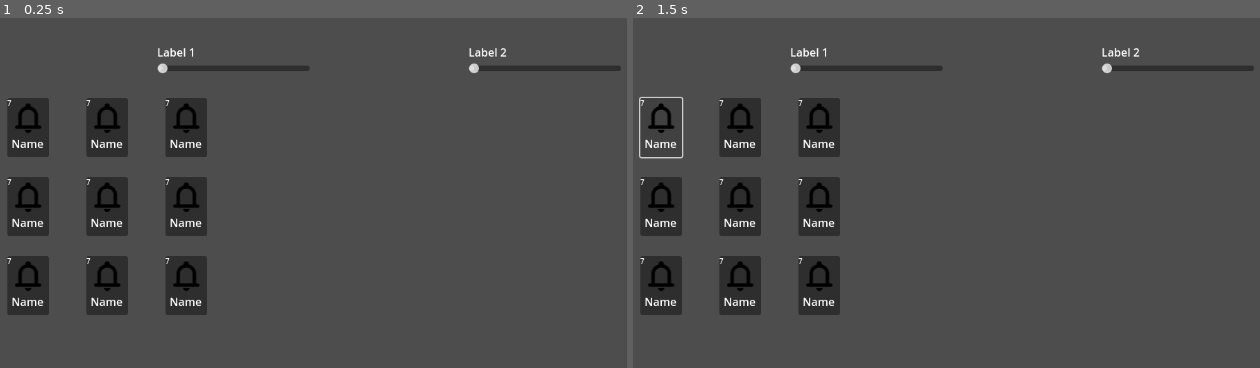
Above: before the commit, frames 1-2 (left to right).
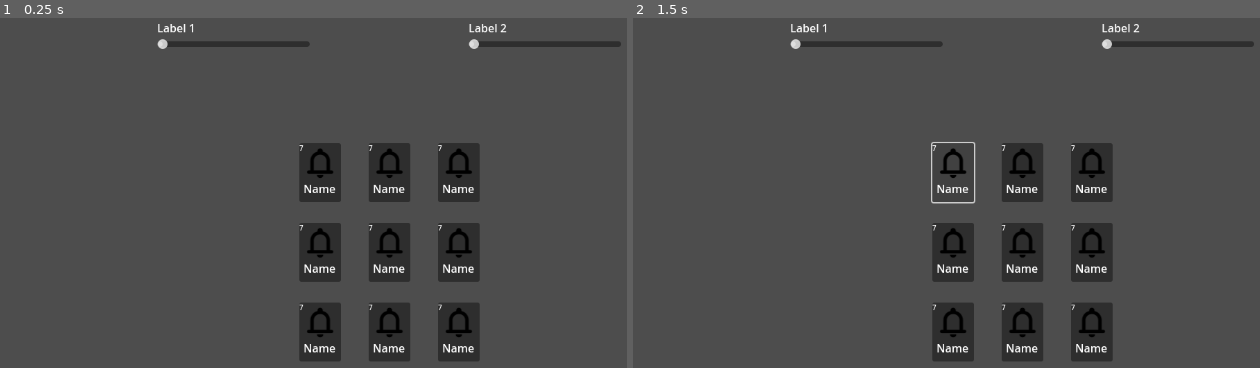
Above: after the commit, the same moments.

Repository: shirokonto/SoundBoard
Game: Godot game, scene res://main.tscn
Two runs of this game, one before a commit and one after it. Both use one fixed random seed, a clock stepped at 60 frames per second and the inputs below.
Inputs:
- Up to frame 1 (0.25 s): no input
- Up to frame 2 (1.5 s): click "7" at 0.5 s; click "7" at 1.25 s

The runs differ from the first frame. In frame 1, 21% of the frame differs, in the area x 1-100%, y 1-98%; in frame 2, 20%.

Commit message:
progress

Diff:
--- a/SoundButton.gd
+++ b/SoundButton.gd
@@ -1,20 +1,19 @@
 extends Control
 
 @export var sfx: AudioStream
-@export var ev: String
+@export var inputAction: String
 
 # Called every frame. 'delta' is the elapsed time since the previous frame.
 func _process(delta):
 	pass
 
-#func _input(event):
-#	if event.is_action_pressed(ev):
-#		play_sound()
 
 func _on_sound_button_pressed():
 	play_sound()
 
-
+func _input(event):
+	if event.is_action_pressed(inputAction):
+		play_sound()
 
 func play_sound():
 	if sfx != null:
--- a/main.tscn
+++ b/main.tscn
@@ -1,8 +1,9 @@
-[gd_scene load_steps=4 format=3 uid="uid://chsg8dpkdb82y"]
+[gd_scene load_steps=5 format=3 uid="uid://chsg8dpkdb82y"]
 
 [ext_resource type="PackedScene" uid="uid://dsgr2bhj6xuj0" path="res://sound_button.tscn" id="1_pbann"]
 [ext_resource type="Script" path="res://SoundButton.gd" id="2_llcw6"]
 [ext_resource type="AudioStream" uid="uid://bmunkuxy6c6k1" path="res://sound/cricket-sound-113945.mp3" id="3_bvi77"]
+[ext_resource type="AudioStream" uid="uid://cdp33e0i3it8d" path="res://sound/error-126627.mp3" id="4_23m4s"]
 
 [node name="Main" type="Control"]
 layout_mode = 3
@@ -27,11 +28,6 @@
 [node name="VBoxContainer" type="VBoxContainer" parent="MarginContainer"]
 layout_mode = 2
 theme_override_constants/separation = 35
-
-[node name="MarginContainer" type="MarginContainer" parent="MarginContainer/VBoxContainer"]
-layout_mode = 2
-theme_override_constants/margin_left = 20
-theme_override_constants/margin_top = 0
 
 [node name="HBoxContainer" type="HBoxContainer" parent="MarginContainer/VBoxContainer"]
 layout_mode = 2
@@ -72,38 +68,54 @@
 [node name="HSlider" type="HSlider" parent="MarginContainer/VBoxContainer/HBoxContainer/MarginContainer/VBoxContainer2"]
 layout_mode = 2
 
-[node name="GridContainer" type="GridContainer" parent="MarginContainer/VBoxContainer"]
+[node name="CenterContainer" type="CenterContainer" parent="MarginContainer/VBoxContainer"]
 layout_mode = 2
 size_flags_vertical = 3
-theme_override_constants/h_separation = 114
-theme_override_constants/v_separation = 114
+
+[node name="GridContainer" type="GridContainer" parent="MarginContainer/VBoxContainer/CenterContainer"]
+custom_minimum_size = Vector2(260, 315)
+layout_mode = 2
+size_flags_horizontal = 4
+theme_override_constants/h_separation = 100
+theme_override_constants/v_separation = 115
 columns = 3
 script = ExtResource("2_llcw6")
 
-[node name="SoundButton1" parent="MarginContainer/VBoxContainer/GridContainer" instance=ExtResource("1_pbann")]
-layout_mode = 2
-
-[node name="SoundButton2" parent="MarginContainer/VBoxContainer/GridContainer" instance=ExtResource("1_pbann")]
+[node name="SoundButton1" parent="MarginContainer/VBoxContainer/CenterContainer/GridContainer" instance=ExtResource("1_pbann")]
 layout_mode = 2
 sfx = ExtResource("3_bvi77")
+inputAction = "sound1"
 
-[node name="SoundButton3" parent="MarginContainer/VBoxContainer/GridContainer" instance=ExtResource("1_pbann")]
+[node name="SoundButton2" parent="MarginContainer/VBoxContainer/CenterContainer/GridContainer" instance=ExtResource("1_pbann")]
 layout_mode = 2
+sfx = ExtResource("3_bvi77")
+inputAction = "sound2"
 
-[node name="SoundButton4" parent="MarginContainer/VBoxContainer/GridContainer" instance=ExtResource("1_pbann")]
+[node name="SoundButton3" parent="MarginContainer/VBoxContainer/CenterContainer/GridContainer" instance=ExtResource("1_pbann")]
 layout_mode = 2
+sfx = ExtResource("4_23m4s")
+inputAction = "sound3"
 
-[node name="SoundButton5" parent="MarginContainer/VBoxContainer/GridContainer" instance=ExtResource("1_pbann")]
+[node name="SoundButton4" parent="MarginContainer/VBoxContainer/CenterContainer/GridContainer" instance=ExtResource("1_pbann")]
 layout_mode = 2
+inputAction = "sound4"
 
-[node name="SoundButton6" parent="MarginContainer/VBoxContainer/GridContainer" instance=ExtResource("1_pbann")]
+[node name="SoundButton5" parent="MarginContainer/VBoxContainer/CenterContainer/GridContainer" instance=ExtResource("1_pbann")]
 layout_mode = 2
+inputAction = "sound5"
 
-[node name="SoundButton7" parent="MarginContainer/VBoxContainer/GridContainer" instance=ExtResource("1_pbann")]
+[node name="SoundButton6" parent="MarginContainer/VBoxContainer/CenterContainer/GridContainer" instance=ExtResource("1_pbann")]
 layout_mode = 2
+inputAction = "sound6"
 
-[node name="SoundButton8" parent="MarginContainer/VBoxContainer/GridContainer" instance=ExtResource("1_pbann")]
+[node name="SoundButton7" parent="MarginContainer/VBoxContainer/CenterContainer/GridContainer" instance=ExtResource("1_pbann")]
 layout_mode = 2
+inputAction = "sound7"
 
-[node name="SoundButton9" parent="MarginContainer/VBoxContainer/GridContainer" instance=ExtResource("1_pbann")]
+[node name="SoundButton8" parent="MarginContainer/VBoxContainer/CenterContainer/GridContainer" instance=ExtResource("1_pbann")]
 layout_mode = 2
+inputAction = "sound8"
+
+[node name="SoundButton9" parent="MarginContainer/VBoxContainer/CenterContainer/GridContainer" instance=ExtResource("1_pbann")]
+layout_mode = 2
+inputAction = "sound9"
Not shown, added: sound/error-126627.mp3.import
Not shown, added: sound/error-126627.mp3
